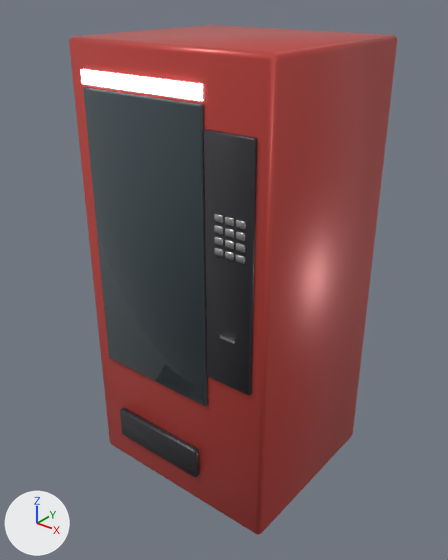
Before and after pictures for a commit that changed the glTF model Game/Assets/ADDRESS/Art/Models/vending_machine.glb.
Rendered twice from a camera (50 mm lens) standing at (1.47, -1.89, 2.03) and looking at (0.01, -0.06, 0.9). Lighting does not change. The marker at lower left points along +X, +Y and +Z. The picture after the commit comes second. Vertices at exactly the same position are counted once.

Objects in the first picture: 'vending_machine'.
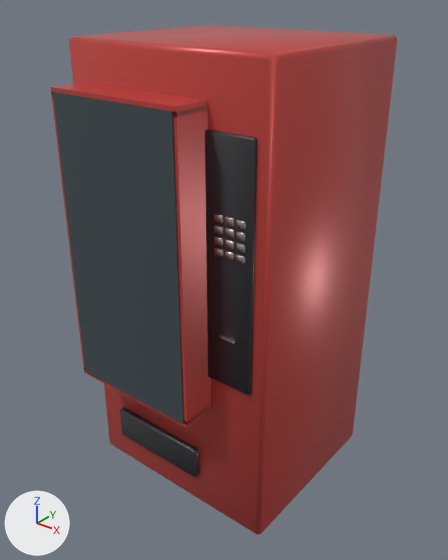
The newer file is also turned or shifted as a whole; pictures and numbers use the older file's frame.

What differs and where, as boxes [x1, y1, x2, y2] in the pictures (448 x 560 px):
'vending_machine', reshaped
    before: [69, 25, 397, 535]
    after: [51, 25, 397, 535]
part 1 of me_cube, added
    after: [51, 93, 85, 369]
part 2 of me_cube, added (red)
    after: [173, 105, 211, 424]
part 3 of me_cube, added (red)
    after: [51, 82, 208, 117]
part 4 of me_cube, added
    after: [84, 367, 211, 428]
part 5 of me_cube, added
    after: [53, 92, 184, 424]
part 6 of me_cube, deleted
    before: [80, 69, 203, 101]
part 7 of me_cube, built on
    before: [83, 87, 208, 406]
part 8 of me_cube, recoloured
    before: [202, 107, 208, 405]

What changed in the scene script:
```text
Change me_cube:
    used by ob_vending_machine; location = (0.0, 0.0, 0.0)
    remove me_cube.from_pydata(...)  # 1952 vertices, 3692 faces; spans x -0.45..0.45, y -0.41..0.41, z 0.0..1.85
    add me_cube.from_pydata(...)  # 1944 vertices, 3656 faces; spans x -0.45..0.45, y -0.53..0.41, z 0.0..1.85
    me_cube part 1: a new loose piece, a box spanning x -0.384..-0.354, y -0.528..-0.388, z 0.537..1.684, in mat_vend_red (red #c4453f)
    me_cube part 2: a new loose piece, a box spanning x 0.174..0.204, y -0.528..-0.388, z 0.537..1.684, in mat_vend_red (red #c4453f)
    me_cube part 3: a new loose piece, a box spanning x -0.384..0.204, y -0.528..-0.388, z 1.669..1.699, in mat_vend_red (red #c4453f)
    me_cube part 4: a new loose piece, a box spanning x -0.384..0.204, y -0.528..-0.388, z 0.521..0.551, in mat_vend_red (red #c4453f)
    me_cube part 5: a new loose piece, a box spanning x -0.369..0.189, y -0.5325..-0.5225, z 0.5365..1.6835, in mat_vend_glass (greyish cyan #3f4b50)
    me_cube part 6: 12 loose pieces with 360 vertices, spanning x -0.37..0.19, y -0.4..-0.3, z 1.21..1.75, are deleted
    me_cube part 7: 4 vertices moved within x -0.37..0.19, y -0.4..-0.39, z 1.68; 48 vertices removed from x -0.37..0.19, y -0.4..-0.38, z 0.54..1.68; 352 vertices added at x -0.35..0.08, y -0.49..-0.43, z 1.21..1.52
    me_cube part 8: 4 faces spanning x -0.37..0.19, y -0.4..-0.39, z 0.54..1.68 switch from mat_vend_glass (greyish cyan #3f4b50) to mat_vend_dark (dark grey #303035)
    other edits to the shape of me_cube do not show in these pictures
```
